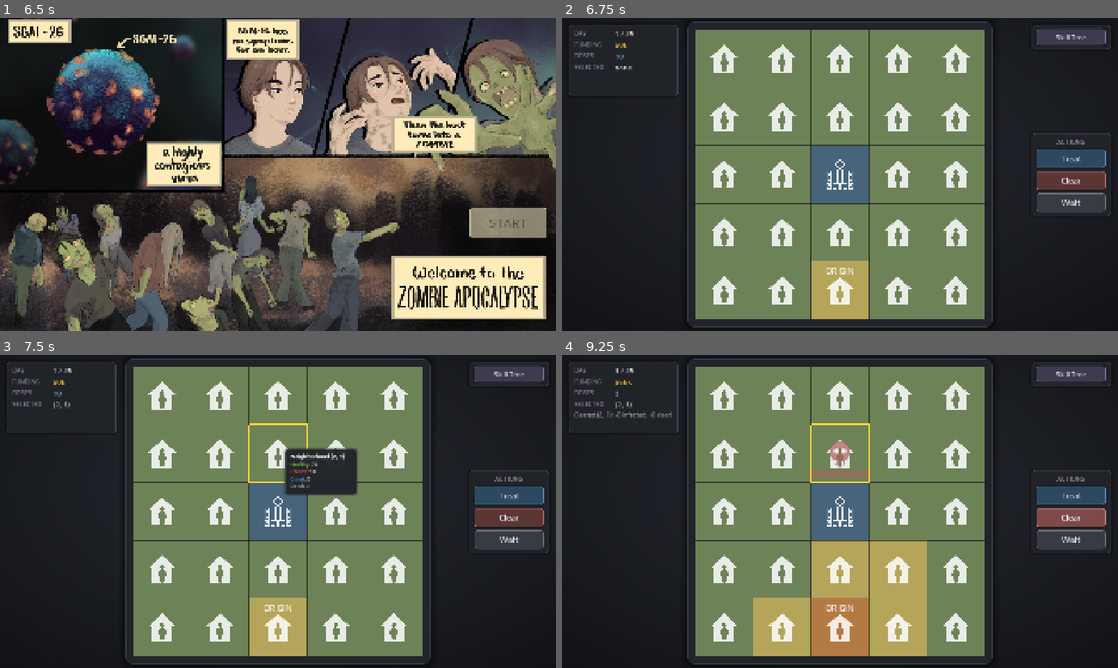
Above: before the commit, frames 1-4 (two rows, left to right).
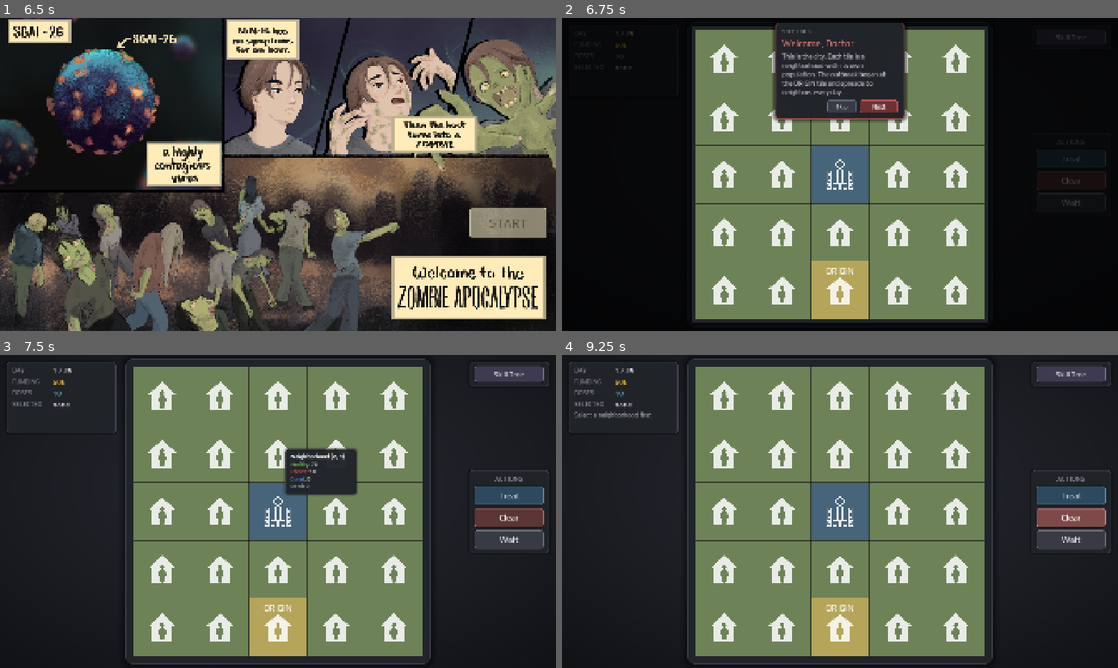
Above: after the commit, the same moments.

Repository: yuleedev/sgai-26
Game: Godot game, scene res://scenes/start_screen.tscn
The game is run twice, just before and just after one commit, with the same random seed, the same clock (stepped at 60 frames per second) and the same inputs.
Inputs (mouse positions are in pixels of both pictures, inside the frame that each line leads up to):
- Up to frame 1 (6.5 s): tap Enter (ui_accept) at 0.5, 0.77, 1.52, 3.02, 3.77, 4.25, 4.52, 5, 5.75, 6.02 s; move the mouse to (400, 158) at 0.52 s; click (400, 158) at 0.67 s; move the mouse to (166, 190) at 1.27 s; click (166, 190) at 1.42 s; move the mouse to (333, 105) at 2.02 s; click (333, 105) at 2.17 s; move the mouse to (250, 237) at 2.77 s; click (250, 237) at 2.92 s; move the mouse to (444, 221) at 3.52 s; click (444, 221) at 3.67 s; move the mouse to (111, 127) at 4.27 s; click (111, 127) at 4.42 s; move the mouse to (305, 174) at 5.02 s; click (305, 174) at 5.17 s; move the mouse to (194, 96) at 5.77 s; click (194, 96) at 5.92 s
- Up to frame 2 (6.75 s): click "START" at 6.5 s
- Up to frame 3 (7.5 s): click (278, 442) at 7.25 s, where only the run after the commit has a clickable "Skip"
- Up to frame 4 (9.25 s): click "Treat" at 8 s; click "Clear" at 8.75 s

Frame 1 is identical in both runs. In frame 2, 35% of the frame differs, in the area x 1-99%, y 1-99%; in frame 3, 0.2%; in frame 4, 9.3%.

Commit message:
Add pre-game tutorial walkthrough

Diff:
--- a/scripts/core/game_manager.gd
+++ b/scripts/core/game_manager.gd
@@ -75,6 +75,11 @@
 var hover_label: RichTextLabel
 var hovered_cell := Vector2i(-1, -1)
 var skill_tree_ref: CanvasLayer
+var status_panel: PanelContainer
+var action_panel: PanelContainer
+var skill_button_panel: PanelContainer
+var tutorial_ref: CanvasLayer
+const TUTORIAL_FLAG_PATH := "user://tutorial_seen"
 
 @export_file("*.tscn")
 var end_screen_path := "res://scenes/end_screen.tscn"
@@ -96,6 +101,7 @@
 	create_day_controls()
 	create_origin_marker()
 	refresh_status()
+	maybe_start_tutorial.call_deferred()
 
 func ensure_log_headers() -> void:
 	if not FileAccess.file_exists(LOG_PATH):
@@ -588,6 +594,7 @@
 	panel.position = Vector2(24, 24)
 	panel.add_theme_stylebox_override("panel", _make_hud_panel_style())
 	$UI.add_child(panel)
+	status_panel = panel
 
 	var vbox := VBoxContainer.new()
 	vbox.add_theme_constant_override("separation", 8)
@@ -655,6 +662,7 @@
 	panel.offset_right = -24.0
 	panel.add_theme_stylebox_override("panel", _make_hud_panel_style())
 	$UI.add_child(panel)
+	skill_button_panel = panel
 
 	var button := Button.new()
 	button.text = "Skill Tree"
@@ -677,6 +685,7 @@
 	panel.offset_right = -24.0
 	panel.add_theme_stylebox_override("panel", _make_hud_panel_style())
 	$UI.add_child(panel)
+	action_panel = panel
 
 	var vbox := VBoxContainer.new()
 	vbox.add_theme_constant_override("separation", 12)
@@ -828,3 +837,60 @@
 		+ "[color=#ff5b5b]Infected[/color]: %d\n" % data["infected"] \
 		+ "[color=#5b9bff]Cured[/color]: %d\n" % data["cured"] \
 		+ "[color=#b0b0b0]Dead[/color]: %d" % data["dead"]
+
+func maybe_start_tutorial() -> void:
+	if not _should_show_tutorial():
+		return
+	start_tutorial()
+
+func start_tutorial() -> void:
+	if tutorial_ref != null and is_instance_valid(tutorial_ref):
+		return
+	var grid_px := float(GRID_SIZE * TILE_PX)
+	var grid_rect := Rect2(grid.position, Vector2(grid_px, grid_px))
+	var tutorial: CanvasLayer = preload("res://scripts/ui/tutorial.gd").new()
+	tutorial.setup([
+		{
+			"title": "Welcome, Doctor",
+			"body": "This is the city. Each tile is a neighborhood with its own population. The outbreak began at the ORIGIN tile and spreads to neighbors every day.",
+			"rect": grid_rect,
+		},
+		{
+			"title": "Pick a target",
+			"body": "Go ahead — click any tile to select it. Hover over a tile to see its healthy, infected, cured, and dead counts.",
+			"rect": grid_rect,
+			"interactive": true,
+		},
+		{
+			"title": "Watch your resources",
+			"body": "Track the current DAY against the vaccine deadline, your FUNDING, and how many DOSES you have left.",
+			"target": status_panel,
+		},
+		{
+			"title": "Take action",
+			"body": "With a tile selected: TREAT spends a dose to cure infected, CLEAR kills infected, and WAIT passes the day. Every action advances one day.",
+			"target": action_panel,
+		},
+		{
+			"title": "Upgrade over time",
+			"body": "Open the Skill Tree to spend funding on upgrades like stronger treatment, extra doses, and quarantine.",
+			"target": skill_button_panel,
+		},
+		{
+			"title": "You're ready",
+			"body": "Slow the spread and keep neighborhoods alive until the vaccine arrives. Save at least half the city to win. Good luck.",
+		},
+	])
+	tutorial.finished.connect(_on_tutorial_finished)
+	add_child(tutorial)
+	tutorial_ref = tutorial
+
+func _should_show_tutorial() -> bool:
+	return not FileAccess.file_exists(TUTORIAL_FLAG_PATH)
+
+func _on_tutorial_finished() -> void:
+	tutorial_ref = null
+	var f := FileAccess.open(TUTORIAL_FLAG_PATH, FileAccess.WRITE)
+	if f != null:
+		f.store_line("1")
+		f.close()
--- /dev/null
+++ b/scripts/ui/tutorial.gd
@@ -0,0 +1,235 @@
+extends CanvasLayer
+
+signal finished
+
+const DIM_COLOR := Color(0, 0, 0, 0.74)
+const HIGHLIGHT_COLOR := Color(0.79, 0.35, 0.36)
+const TITLE_COLOR := Color(0.87, 0.48, 0.48)
+const HIGHLIGHT_PAD := 12.0
+const CORNER_RADIUS := 10.0
+const TOOLTIP_WIDTH := 400.0
+const TOOLTIP_GAP := 26.0
+const EDGE_MARGIN := 16.0
+
+var steps: Array = []
+var current := 0
+
+var dimmer: Control
+var tooltip: PanelContainer
+var step_label: Label
+var title_label: Label
+var body_label: Label
+var next_button: Button
+var skip_button: Button
+var ui_font: Font
+
+var has_highlight := false
+var highlight_rect := Rect2()
+var interactive_step := false
+
+class DimLayer extends Control:
+	var owner_tutorial: Node = null
+
+	func _has_point(point: Vector2) -> bool:
+		if owner_tutorial == null:
+			return true
+		return owner_tutorial._dim_blocks_point(point)
+
+func setup(step_list: Array) -> void:
+	steps = step_list
+
+func _ready() -> void:
+	layer = 100
+	ui_font = load("res://assets/Play-Regular.ttf")
+	_build_dimmer()
+	_build_tooltip()
+	if steps.is_empty():
+		_finish()
+		return
+	_show_step(0)
+
+func _screen_size() -> Vector2:
+	return get_viewport().get_visible_rect().size
+
+func _build_dimmer() -> void:
+	var d := DimLayer.new()
+	d.owner_tutorial = self
+	d.set_anchors_preset(Control.PRESET_FULL_RECT)
+	d.mouse_filter = Control.MOUSE_FILTER_STOP
+	d.draw.connect(_on_dimmer_draw)
+	add_child(d)
+	dimmer = d
+
+func _dim_blocks_point(point: Vector2) -> bool:
+	if not interactive_step or not has_highlight:
+		return true
+	return not highlight_rect.has_point(point)
+
+func _on_dimmer_draw() -> void:
+	var screen := _screen_size()
+	if not has_highlight:
+		dimmer.draw_rect(Rect2(Vector2.ZERO, screen), DIM_COLOR)
+		return
+	var hole := highlight_rect
+	dimmer.draw_rect(Rect2(0, 0, screen.x, hole.position.y), DIM_COLOR)
+	dimmer.draw_rect(Rect2(0, hole.end.y, screen.x, screen.y - hole.end.y), DIM_COLOR)
+	dimmer.draw_rect(Rect2(0, hole.position.y, hole.position.x, hole.size.y), DIM_COLOR)
+	dimmer.draw_rect(Rect2(hole.end.x, hole.position.y, screen.x - hole.end.x, hole.size.y), DIM_COLOR)
+	dimmer.draw_rect(hole, HIGHLIGHT_COLOR, false, 4.0)
+
+func _build_tooltip() -> void:
+	tooltip = PanelContainer.new()
+	tooltip.add_theme_stylebox_override("panel", _tooltip_style())
+	add_child(tooltip)
+
+	var vbox := VBoxContainer.new()
+	vbox.add_theme_constant_override("separation", 12)
+	tooltip.add_child(vbox)
+
+	step_label = Label.new()
+	if ui_font != null:
+		step_label.add_theme_font_override("font", ui_font)
+	step_label.add_theme_font_size_override("font_size", 18)
+	step_label.add_theme_color_override("font_color", Color(0.55, 0.56, 0.6))
+	vbox.add_child(step_label)
+
+	title_label = Label.new()
+	if ui_font != null:
+		title_label.add_theme_font_override("font", ui_font)
+	title_label.add_theme_font_size_override("font_size", 32)
+	title_label.add_theme_color_override("font_color", TITLE_COLOR)
+	vbox.add_child(title_label)
+
+	body_label = Label.new()
+	if ui_font != null:
+		body_label.add_theme_font_override("font", ui_font)
+	body_label.add_theme_font_size_override("font_size", 23)
+	body_label.add_theme_color_override("font_color", Color(0.82, 0.82, 0.86))
+	body_label.autowrap_mode = TextServer.AUTOWRAP_WORD_SMART
+	body_label.custom_minimum_size = Vector2(TOOLTIP_WIDTH, 0)
+	vbox.add_child(body_label)
+
+	var buttons := HBoxContainer.new()
+	buttons.add_theme_constant_override("separation", 12)
+	buttons.alignment = BoxContainer.ALIGNMENT_END
+	vbox.add_child(buttons)
+
+	skip_button = Button.new()
+	skip_button.text = "Skip"
+	skip_button.custom_minimum_size = Vector2(100, 46)
+	if ui_font != null:
+		skip_button.add_theme_font_override("font", ui_font)
+	skip_button.add_theme_font_size_override("font_size", 20)
+	_style_button(skip_button, Color(0.40, 0.42, 0.48))
+	skip_button.pressed.connect(_finish)
+	buttons.add_child(skip_button)
+
+	next_button = Button.new()
+	next_button.text = "Next"
+	next_button.custom_minimum_size = Vector2(132, 46)
+	if ui_font != null:
+		next_button.add_theme_font_override("font", ui_font)
+	next_button.add_theme_font_size_override("font_size", 22)
+	_style_button(next_button, Color(0.79, 0.35, 0.36))
+	next_button.pressed.connect(_on_next_pressed)
+	buttons.add_child(next_button)
+
+func _tooltip_style() -> StyleBoxFlat:
+	var sb := StyleBoxFlat.new()
+	sb.bg_color = Color(0.13, 0.14, 0.16, 0.98)
+	sb.set_corner_radius_all(12)
+	sb.corner_detail = 8
+	sb.set_border_width_all(2)
+	sb.border_color = HIGHLIGHT_COLOR
+	sb.content_margin_left = 24
+	sb.content_margin_right = 24
+	sb.content_margin_top = 20
+	sb.content_margin_bottom = 20
+	sb.shadow_color = Color(0, 0, 0, 0.55)
+	sb.shadow_size = 14
+	return sb
+
+func _style_button(btn: Button, accent: Color) -> void:
+	var normal := StyleBoxFlat.new()
+	normal.bg_color = accent.darkened(0.45)
+	normal.set_corner_radius_all(8)
+	normal.corner_detail = 6
+	normal.set_border_width_all(2)
+	normal.border_color = accent
+	normal.content_margin_left = 14
+	normal.content_margin_right = 14
+	normal.content_margin_top = 6
+	normal.content_margin_bottom = 6
+	btn.add_theme_stylebox_override("normal", normal)
+	btn.add_theme_color_override("font_color", Color(0.95, 0.95, 0.96))
+
+	var hover := normal.duplicate() as StyleBoxFlat
+	hover.bg_color = accent.darkened(0.25)
+	hover.border_color = accent.lightened(0.2)
+	btn.add_theme_stylebox_override("hover", hover)
+	btn.add_theme_color_override("font_hover_color", Color.WHITE)
+
+	var pressed := normal.duplicate() as StyleBoxFlat
+	pressed.bg_color = accent.darkened(0.6)
+	btn.add_theme_stylebox_override("pressed", pressed)
+
+func _show_step(index: int) -> void:
+	current = index
+	var step: Dictionary = steps[index]
+	var info := _resolve_rect(step)
+	has_highlight = info.has
+	highlight_rect = info.rect
+	interactive_step = step.get("interactive", false)
+	step_label.text = "STEP %d OF %d" % [index + 1, steps.size()]
+	title_label.text = step.get("title", "")
+	body_label.text = step.get("body", "")
+	next_button.text = "Got it" if index == steps.size() - 1 else "Next"
+	dimmer.queue_redraw()
+	await get_tree().process_frame
+	_position_tooltip()
+
+func _resolve_rect(step: Dictionary) -> Dictionary:
+	if step.has("rect") and step["rect"] != null:
+		return {"has": true, "rect": (step["rect"] as Rect2).grow(HIGHLIGHT_PAD)}
+	var target = step.get("target")
+	if target != null and is_instance_valid(target) and target is Control:
+		var c := target as Control
+		return {"has": true, "rect": Rect2(c.global_position, c.size).grow(HIGHLIGHT_PAD)}
+	return {"has": false, "rect": Rect2()}
+
+func _position_tooltip() -> void:
+	tooltip.reset_size()
+	var size := tooltip.size
+	var screen := _screen_size()
+	var pos: Vector2
+
+	if not has_highlight:
+		pos = (screen - size) / 2.0
+	else:
+		var hole := highlight_rect
+		if hole.end.x + TOOLTIP_GAP + size.x <= screen.x:
+			pos.x = hole.end.x + TOOLTIP_GAP
+			pos.y = hole.position.y + hole.size.y / 2.0 - size.y / 2.0
+		elif hole.position.x - TOOLTIP_GAP - size.x >= 0:
+			pos.x = hole.position.x - TOOLTIP_GAP - size.x
+			pos.y = hole.position.y + hole.size.y / 2.0 - size.y / 2.0
+		elif hole.end.y + TOOLTIP_GAP + size.y <= screen.y:
+			pos.y = hole.end.y + TOOLTIP_GAP
+			pos.x = hole.position.x + hole.size.x / 2.0 - size.x / 2.0
+		else:
+			pos.y = hole.position.y - TOOLTIP_GAP - size.y
+			pos.x = hole.position.x + hole.size.x / 2.0 - size.x / 2.0
+
+	pos.x = clampf(pos.x, EDGE_MARGIN, screen.x - size.x - EDGE_MARGIN)
+	pos.y = clampf(pos.y, EDGE_MARGIN, screen.y - size.y - EDGE_MARGIN)
+	tooltip.position = pos
+
+func _on_next_pressed() -> void:
+	if current >= steps.size() - 1:
+		_finish()
+	else:
+		_show_step(current + 1)
+
+func _finish() -> void:
+	finished.emit()
+	queue_free()
Not shown, added: scripts/ui/tutorial.gd.uid
